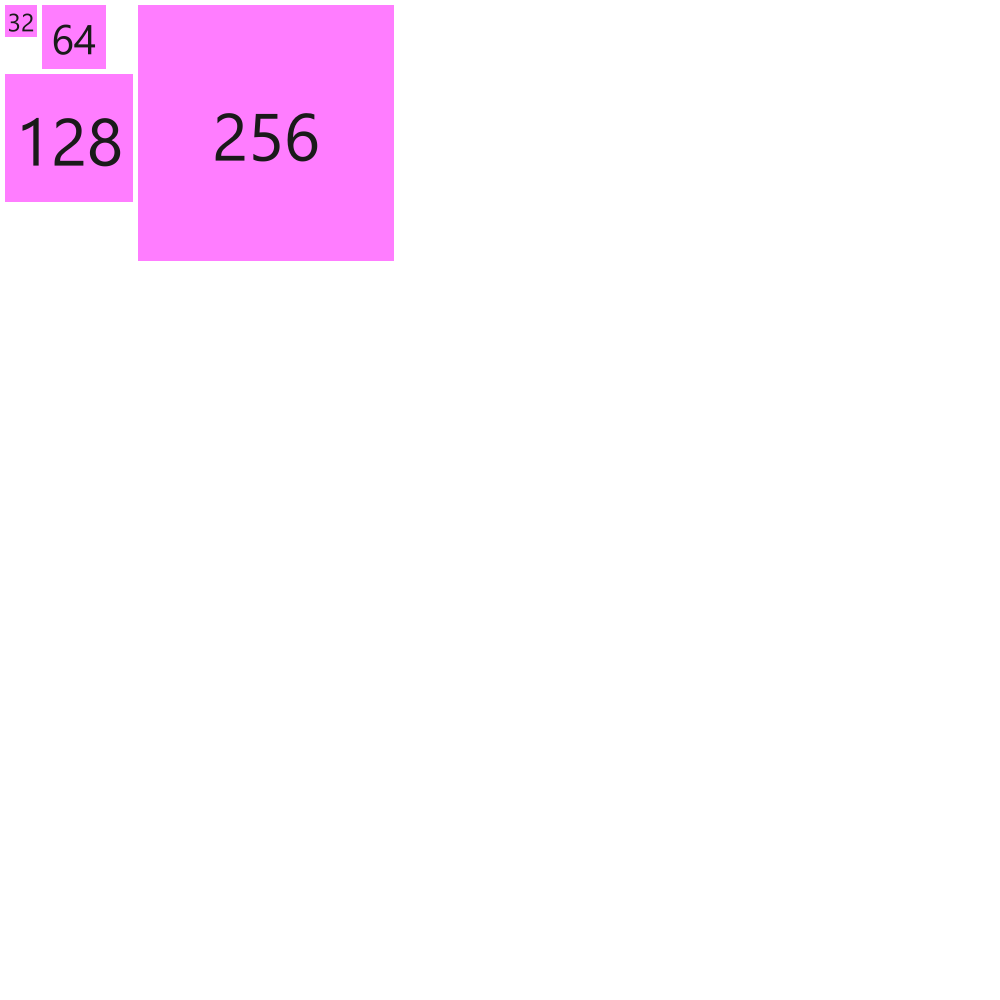
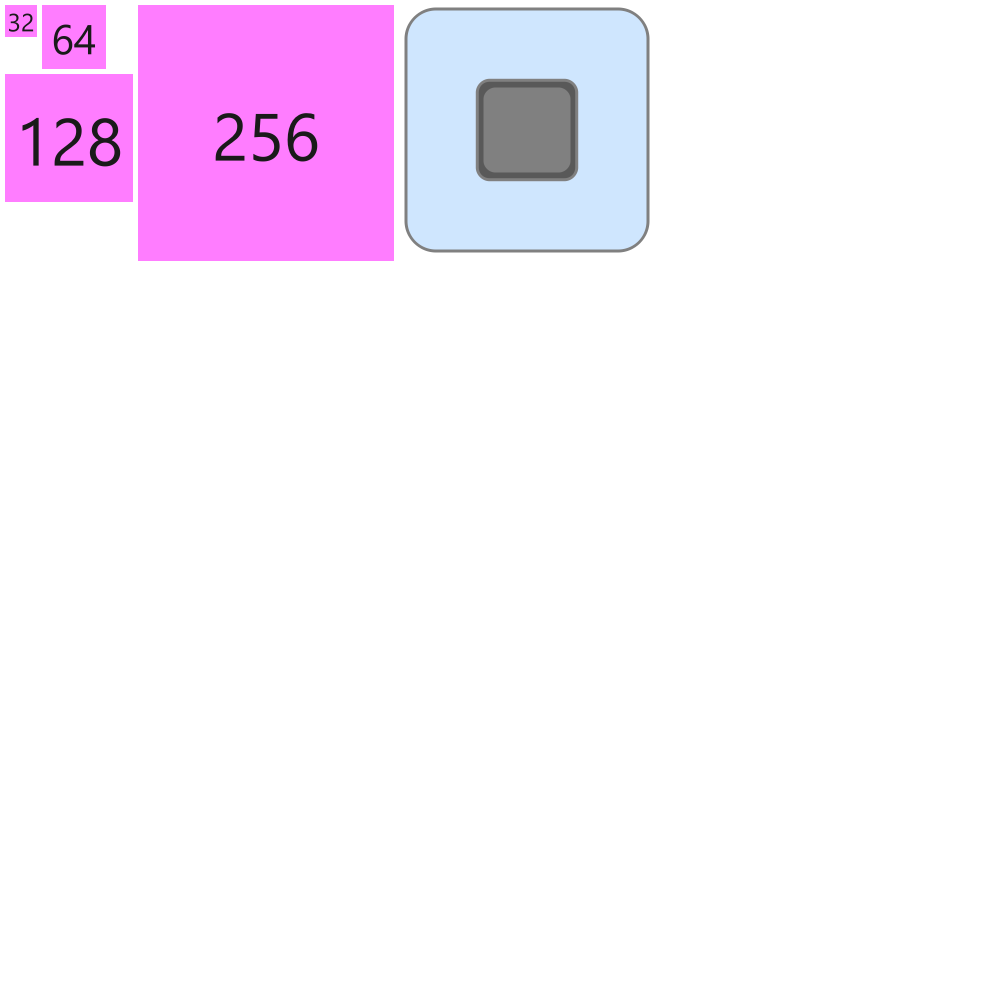
Two versions of the same layered image (1000x1000). Layer-by-layer changes:
pixels changed over [9, 7, 650, 253] (layer not identified)
